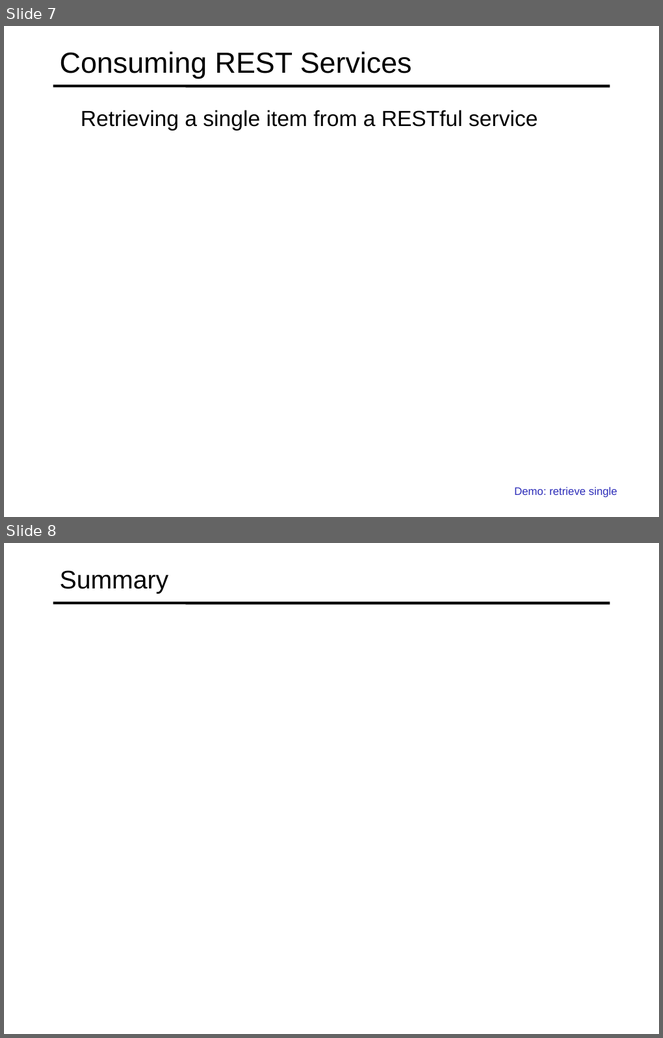
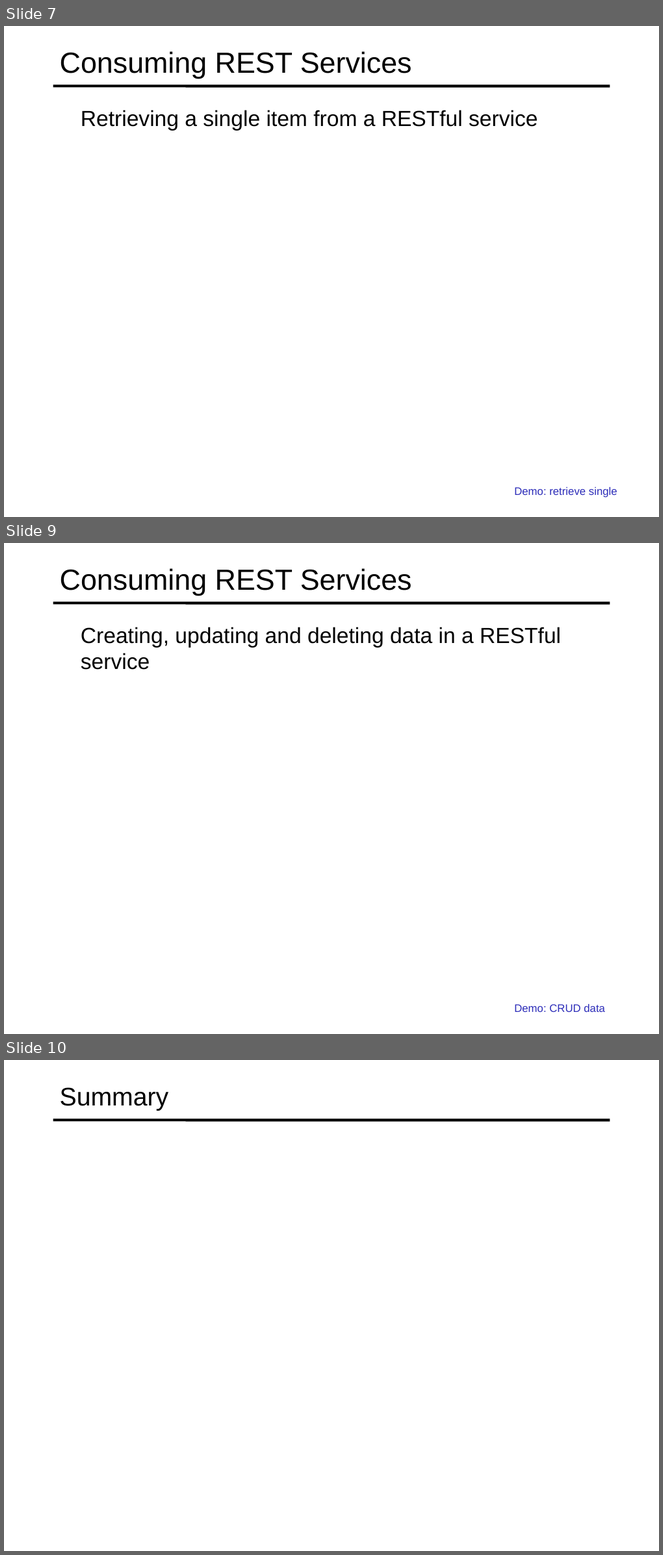
Before and after one commit to specter01wj/Jago_Link_Training, a slide deck: Angular/Angular12/Deep Dive/Angular HTTP Communication/1_Consuming REST Services/L1_Consuming REST Services.ppt. Shown one above the other, each under a label of ours: slides 7 and 8 before the commit, slides 7, 9 and 10 after it; the slides between them are not shown. The pictures are 663x1038 and 663x1555 pixels, drawn with LibreOffice and Linux fonts; fonts in the diff are those of the drawing. Boxes give left, top, right and bottom in pixels: in the first picture for what was removed or moved away, otherwise in the second. Text is boxed around its words. In the diff, an @@ line names an element or a change of style, - is before the commit and + after.

Commit message:
11/22/2021 v1

```diff
--- a/Angular/Angular12/Deep Dive/Angular HTTP Communication/1_Consuming REST Services/L1_Consuming REST Services.ppt
+++ b/Angular/Angular12/Deep Dive/Angular HTTP Communication/1_Consuming REST Services/L1_Consuming REST Services.ppt
@@ slide 9 added at (4, 543, 659, 1034), background #FFFFFF; not listed: 1 template element that a slide beside it also shows @@
@@ title added at (60, 568, 412, 596), 32 pt, text #000000 @@
+Consuming REST Services
@@ text added at (81, 627, 561, 670), 24 pt, text #000000 @@
+  Creating, updating and deleting data in a RESTful service
@@ text added at (514, 1005, 605, 1012), 12 pt, text #2D2DB9 @@
+  Demo: CRUD data
@@ what was slide 8 is now slide 10 @@
```
Also in this commit, not shown: 1 other slide added.
